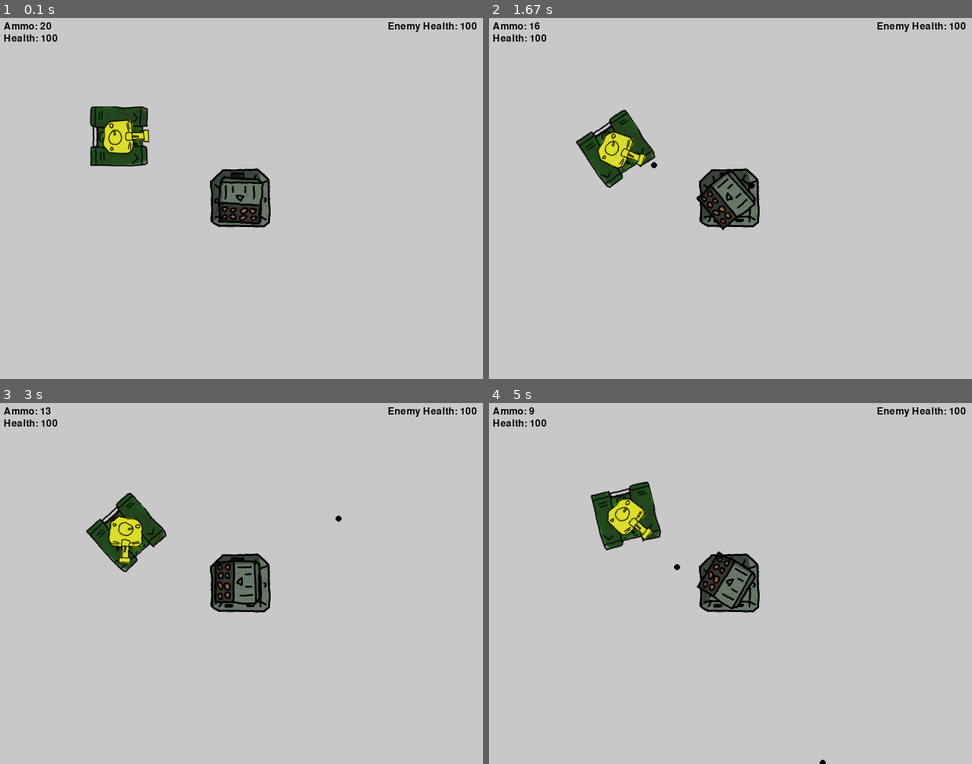
Above: before the commit, frames 1-4 (two rows, left to right).
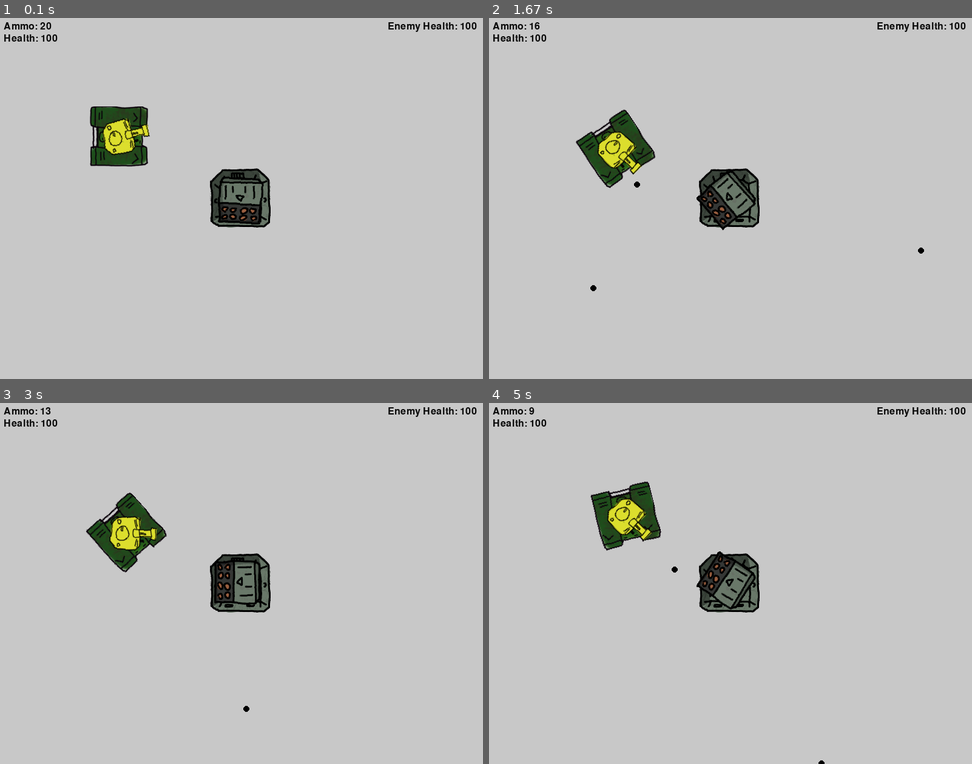
Above: after the commit, the same moments.

Repository: dimalei/pygame_sketchbook
Game: pygame game, started from gamepy_vectormath/main.py
Two runs of this game, one before a commit and one after it. Both use one fixed random seed, a clock stepped at 60 frames per second and the inputs below.
Inputs (mouse positions are in pixels of both pictures, inside the frame that each line leads up to):
- Up to frame 1 (0.1 s): no input
- Up to frame 2 (1.67 s): press the mouse at (885, 187) at 0.37 s; move the mouse to (807, 205) at 0.47 s; release the mouse at (730, 220) at 0.6 s; hold Right 0.67-1.13 s; click (575, 281) at 0.75 s; hold Up 1.17-1.47 s; click (870, 223) at 1.25 s; click (856, 252) at 1.55 s
- Up to frame 3 (3 s): hold Right 1.83-2.3 s; click (198, 709) at 1.92 s; hold Left 2.33-2.87 s; click (342, 518) at 2.42 s; hold Down from 2.9 s (still down); click (120, 597) at 2.98 s
- Up to frame 4 (5 s): release Down at 3.2 s; hold Left 3.23-3.63 s; click (904, 666) at 3.32 s; hold Up 3.67-4.03 s; click (769, 673) at 3.75 s; hold Right 4.07-4.7 s; click (754, 684) at 4.15 s; hold Down from 4.73 s (still down); click (687, 576) at 4.82 s

The runs differ from the first frame. In frame 1, 0.4% of the frame differs, in the area x 21-32%, y 27-39%; in frame 2, 0.5%, in the area x 20-91%, y 31-76%; in frame 3, 0.5%; in frame 4, 0.5%.

Commit message:
added inertness to the tank tower rotation

Diff:
--- a/gamepy_vectormath/enemies.py
+++ b/gamepy_vectormath/enemies.py
@@ -32,10 +32,13 @@
             self.heading, target_direction)
 
         # steer rocket
-        if angle_CCW > 2:
+        if angle_CCW > self.agility:
             self.heading = self.heading.rotate(self.agility)
-        if angle_CCW < -2:
+        elif angle_CCW < -self.agility:
             self.heading = self.heading.rotate(-self.agility)
+        else:
+            self.heading = target_direction.normalize()
+
 
     def launch_rocket(self):
         self.collection.alive_projectiles.append(
--- a/gamepy_vectormath/main.py
+++ b/gamepy_vectormath/main.py
@@ -22,6 +22,7 @@
             self.player.update()
             self.crates.upate()
             self.player.pickup_items(self.crates.items)
+            self.player.get_hit(self.projectiles.alive_projectiles)
             self.enemy.update()
             self.projectiles.update()
 
@@ -34,8 +35,6 @@
                 exit()
             if event.type == pygame.KEYDOWN or event.type == pygame.KEYUP:
                 self.player.steer_body(event)
-            if event.type == pygame.MOUSEMOTION:
-                self.player.steer_tower()
             if event.type == pygame.MOUSEBUTTONDOWN:
                 self.player.shoot(self.projectiles)
 
--- a/gamepy_vectormath/projectiles.py
+++ b/gamepy_vectormath/projectiles.py
@@ -16,7 +16,7 @@
         self.size = size
         self.hitbox = pygame.Rect(0, 0, self.size, self.size)
         self.hitbox.center = self.pos
-        self.destroy = False
+        self.__destroy = False
 
     def update(self):
         # update position and hitbox
@@ -29,9 +29,16 @@
 
     def hit_something(self, hitted_object: "Projectile"):
         # Destroy the hitted object and iself.
-        self.destroy = True
-        hitted_object.destroy = True
+        self.destroy()
+        hitted_object.destroy()
 
+    # destroy setter
+    def destroy(self):
+        self.__destroy = True
+
+    # destroy getter
+    def get_destroy(self) -> bool:
+        return self.__destroy
 
     def __str__(self) -> str:
         return f"projectile flying at {self.pos}"
@@ -143,7 +150,7 @@
                     p.hit_something(self.alive_projectiles[c])
 
             # destroy projectile if hit
-            if p.destroy:
+            if p.get_destroy():
                 self.destruct_projectiles.append(p)
 
         self.destroy_projectiles()
--- a/gamepy_vectormath/tank.py
+++ b/gamepy_vectormath/tank.py
@@ -1,5 +1,7 @@
 import pygame
 from projectiles import Projectile, Rocket, ProjectileCollection
+from items import AmmoCrate, HealthCrate, BoostCrate
+import math
 
 
 class Tank:
@@ -9,13 +11,12 @@
         self.body = pygame.image.load("body.png")
         self.tower = pygame.image.load("tower.png")
         self.pos = pygame.math.Vector2(200, 200)
-        self.heading_body = pygame.math.Vector2(
-            1, 0)  # tank spawns in direction X+
-        self.heading_tower = pygame.math.Vector2(0, 0)
+        self.heading_body = pygame.math.Vector2(1, 0)
+        self.heading_tower = pygame.math.Vector2(1, 0)
         self.vel = 0
         self.max_vel = 3
-        self.rot_vel = 0
-        self.max_rot_vel = 5
+        self.agility = 2
+        self.tower_agility = 2
         self.hitbox = pygame.Rect(0, 0, 100, 100)
         self.hitbox.center = self.pos
 
@@ -74,8 +75,17 @@
 
     def steer_tower(self):
         # self.tank.heading_tower.update(pygame.mouse.get_pos())
-        heading = pygame.math.Vector2(pygame.mouse.get_pos()) - self.tank.pos
-        self.tank.heading_tower = heading.normalize()
+        target_direction = pygame.mouse.get_pos() - self.tank.pos
+        angle_CCW = self.angle_between_vectors(
+            self.tank.heading_tower, target_direction)
+        # steer rocket
+        print(angle_CCW)
+        if angle_CCW > self.tank.tower_agility:
+            self.tank.heading_tower = self.tank.heading_tower.rotate(self.tank.tower_agility)
+        elif angle_CCW < -self.tank.tower_agility:
+            self.tank.heading_tower = self.tank.heading_tower.rotate(-self.tank.tower_agility)
+        else:
+            self.tank.heading_tower = target_direction.normalize()
 
     def shoot(self, projectiles: ProjectileCollection):
         if self.ammo > 0:
@@ -109,29 +119,63 @@
             self.tank.vel = -max_vel
 
         # yaw rotation
-        rot_accel = 2
-        self.tank.heading_body.rotate_ip(self.dir[0] * rot_accel)
+        self.tank.heading_body.rotate_ip(self.dir[0] * self.tank.agility)
+        self.tank.heading_tower.rotate_ip(self.dir[0] * self.tank.agility)
+
+        # steer tower
+        self.steer_tower()
 
         self.tank.drive()
 
     def pickup_items(self, items: list):
         for i in items:
             if self.tank.hitbox.colliderect(i.hitbox):
-                print(f"collected: {type(i)}")
+                # destroy the item by calling collect()
                 i.collect()
-                if i.type == "ammo":
+
+                # get the effect of the item
+                if isinstance(i, AmmoCrate):
                     self.fill_ammo()
-                if i.type == "health":
+                if isinstance(i, HealthCrate):
                     self.health = 100
-                if i.type == "boost":
+                if isinstance(i, BoostCrate):
                     self.boost_timer = 300
 
-
+    def get_hit(self, items: list):
+        for i in items:
+            if self.tank.hitbox.colliderect(i.hitbox):
+                # only count hits form the rocket class.
+                if isinstance(i, Rocket):
+                    print(f"got a hit from: {type(i)}")
+                    i.destroy()
+                    self.health -= 25
 
     def fill_ammo(self):
         self.ammo += 5
         if self.ammo > self.max_ammo:
             self.ammo = self.max_ammo
+
+    def angle_between_vectors(self, v1, v2):
+        """returns the angle in between v1 and v2 from 180° to -180°"""
+        dot_product = v1[0] * v2[0] + v1[1] * v2[1]
+        magnitude_v1 = math.sqrt(v1[0]**2 + v1[1]**2)
+        magnitude_v2 = math.sqrt(v2[0]**2 + v2[1]**2)
+        cos_theta = dot_product / (magnitude_v1 * magnitude_v2)
+
+        if cos_theta > 1:
+            cos_theta = 1
+        elif cos_theta < -1:
+            cos_theta = -1
+
+        angle_radians = math.acos(cos_theta)
+        angle_degrees = math.degrees(angle_radians)
+
+        # Determine the sign of the angle using the cross product
+        cross_product = v1[0] * v2[1] - v1[1] * v2[0]
+        if cross_product < 0:
+            angle_degrees = -angle_degrees
+
+        return angle_degrees
 
     def draw(self, window):
         self.tank.draw(window)
